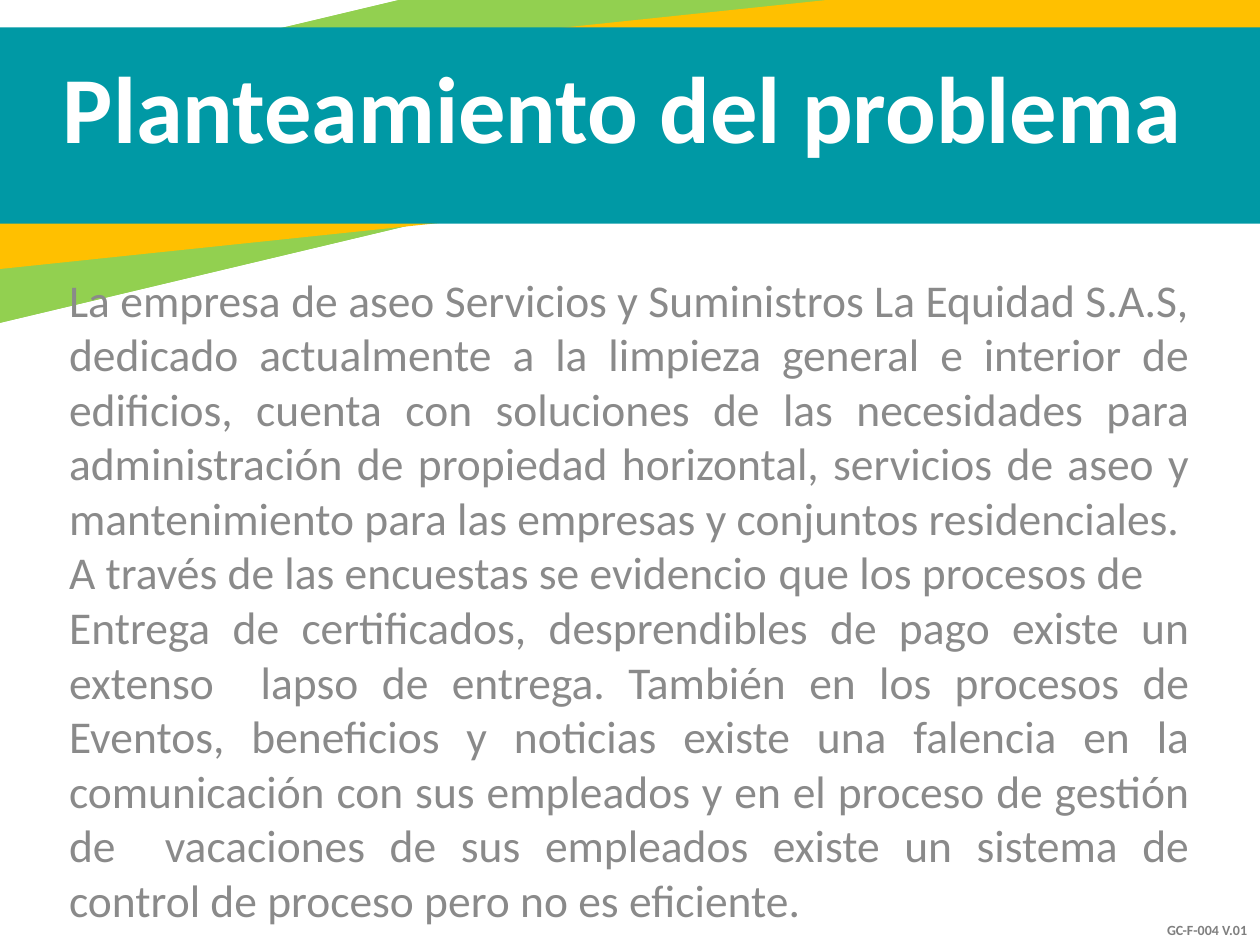
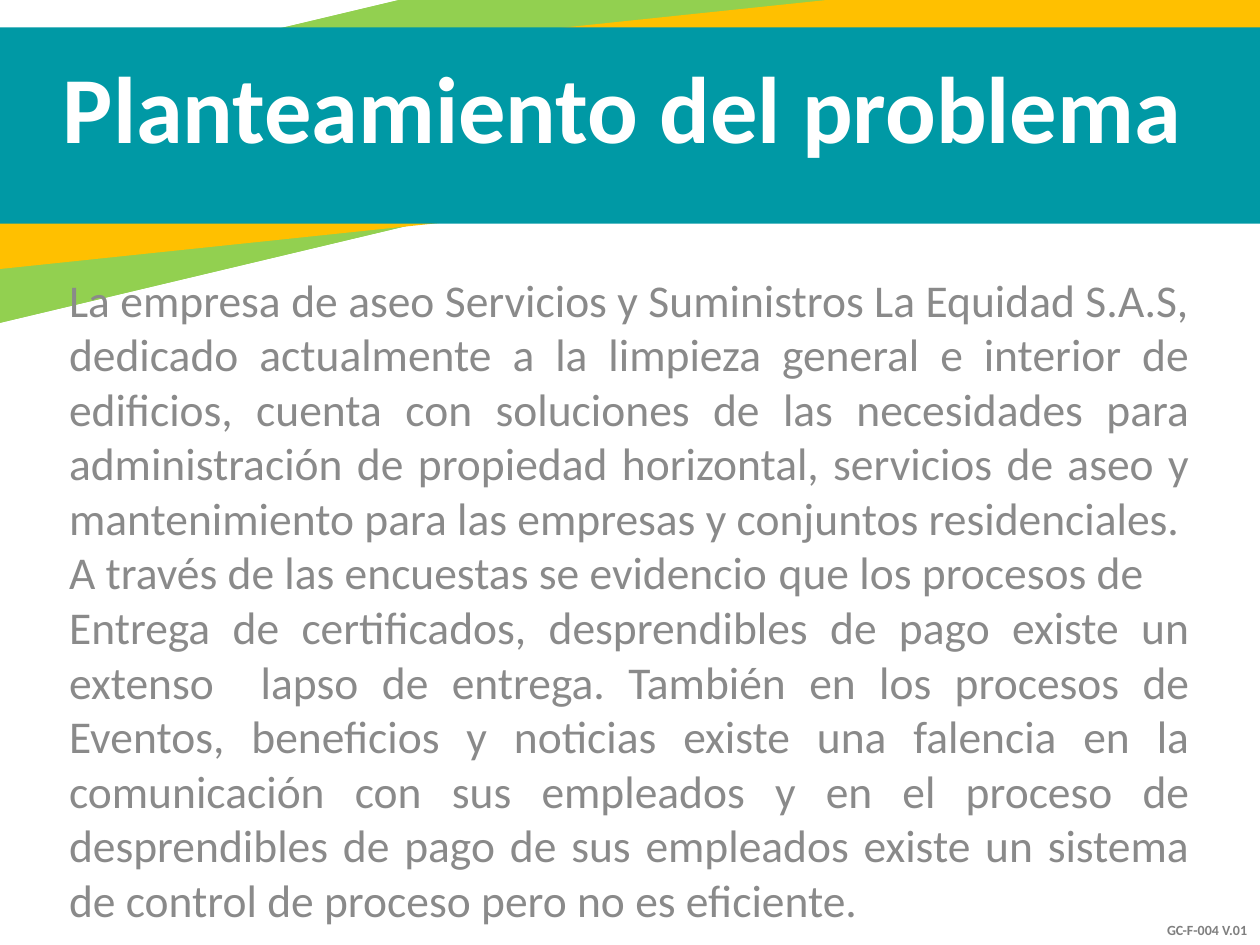
Before and after one commit to Dashell2514/AseoMatic, a slide deck: slide 4 of Documentation/AseoMatic.pptx. Drawn at 1260x945 pixels with LibreOffice and Linux fonts; fonts in the diff are those of the drawing. Boxes give left, top, right and bottom in pixels: in the first picture for what was removed or moved away, otherwise in the second. Text is boxed around its words. In the diff, an @@ line names an element or a change of style, - is before the commit and + after.

```diff
--- a/Documentation/AseoMatic.pptx
+++ b/Documentation/AseoMatic.pptx
@@ text at (69,612,1190,924): text changed @@
-          Entrega de certificados, desprendibles de pago existe un extenso lapso de entrega. También en los procesos de Eventos, beneficios y noticias existe una falencia en la comunicación con sus empleados y en el proceso de gestión de vacaciones de sus empleados existe un sistema de control de proceso pero no es eficiente.
+          Entrega de certificados, desprendibles de pago existe un extenso lapso de entrega. También en los procesos de Eventos, beneficios y noticias existe una falencia en la comunicación con sus empleados y en el proceso de desprendibles de pago de sus empleados existe un sistema de control de proceso pero no es eficiente.
```
Also in this commit, not shown: 2 other slides changed, 2 slides added.
